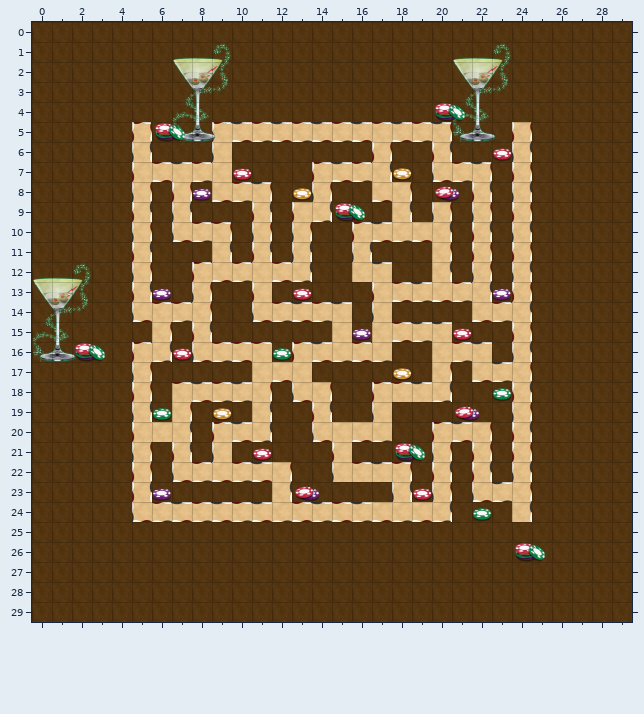
Tiled map -- ggj-cof/casino.tmx. The first picture shows the starting point.
Cells are 64x64 px. Shown: x 0..29, y 0..29.
The result:
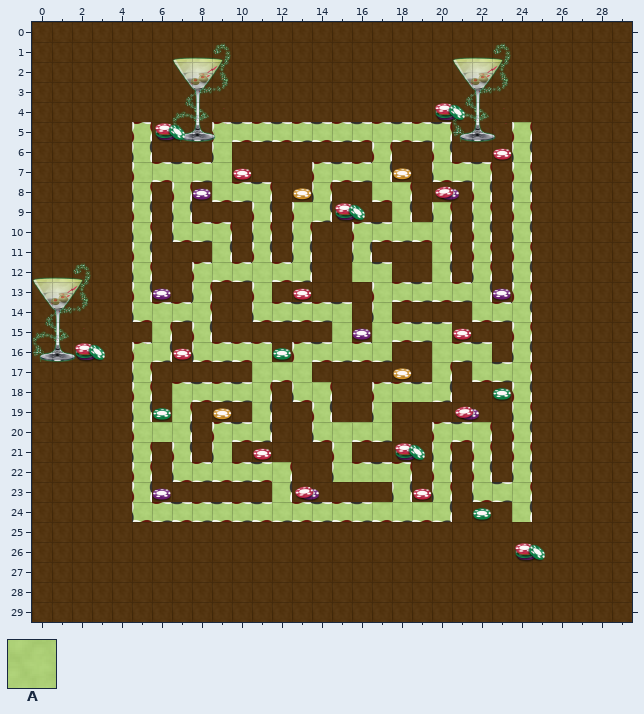
Key: from "meta-hd": A 1.
_ is an empty cell.
See-through tiles are keyed as they look on the map.
Edits made:
Layer "Meta":
y 5: x 5 _ -> A; x 9..20 ____________ -> AAAAAAAAAAAA; x 24 _ -> A
y 6: x 5 _ -> A; x 9 _ -> A; x 17 _ -> A; x 20 _ -> A; x 24 _ -> A
y 7: x 5..9 _____ -> AAAAA; x 14..17 ____ -> AAAA; x 20..22 ___ -> AAA; x 24 _ -> A
y 8: x 5 _ -> A; x 7 _ -> A; x 9..11 ___ -> AAA; x 14 _ -> A; x 17..18 __ -> AA; x 22 _ -> A; x 24 _ -> A
y 9: x 5 _ -> A; x 7 _ -> A; x 11 _ -> A; x 13..14 __ -> AA; x 18 _ -> A; x 20 _ -> A; x 22 _ -> A; x 24 _ -> A
y 10: x 5 _ -> A; x 7..9 ___ -> AAA; x 11 _ -> A; x 13 _ -> A; x 16..20 _____ -> AAAAA; x 22 _ -> A; x 24 _ -> A
y 11: x 5 _ -> A; x 9 _ -> A; x 11 _ -> A; x 13 _ -> A; x 16 _ -> A; x 20 _ -> A; x 22 _ -> A; x 24 _ -> A
y 12: x 5 _ -> A; x 8..13 ______ -> AAAAAA; x 16..17 __ -> AA; x 20 _ -> A; x 22 _ -> A; x 24 _ -> A
y 13: x 5 _ -> A; x 8 _ -> A; x 11 _ -> A; x 17..22 ______ -> AAAAAA; x 24 _ -> A
y 14: x 5..8 ____ -> AAAA; x 11..15 _____ -> AAAAA; x 17 _ -> A; x 22..24 ___ -> AAA
y 15: x 6 _ -> A; x 8 _ -> A; x 15 _ -> A; x 17..20 ____ -> AAAA; x 24 _ -> A
y 16: x 5..6 __ -> AA; x 8..11 ____ -> AAAA; x 13..17 _____ -> AAAAA; x 20..22 ___ -> AAA; x 24 _ -> A
y 17: x 5 _ -> A; x 11..13 ___ -> AAA; x 20 _ -> A; x 22..24 ___ -> AAA
y 18: x 5 _ -> A; x 7..11 _____ -> AAAAA; x 13..14 __ -> AA; x 17..20 ____ -> AAAA; x 24 _ -> A
y 19: x 5 _ -> A; x 7 _ -> A; x 11 _ -> A; x 14 _ -> A; x 17 _ -> A; x 24 _ -> A
y 20: x 5..7 ___ -> AAA; x 9..11 ___ -> AAA; x 14..17 ____ -> AAAA; x 20..22 ___ -> AAA; x 24 _ -> A
y 21: x 5 _ -> A; x 7 _ -> A; x 9 _ -> A; x 15 _ -> A; x 20 _ -> A; x 22 _ -> A; x 24 _ -> A
y 22: x 5 _ -> A; x 7..12 ______ -> AAAAAA; x 15..18 ____ -> AAAA; x 20 _ -> A; x 22 _ -> A; x 24 _ -> A
y 23: x 5 _ -> A; x 12 _ -> A; x 18 _ -> A; x 20 _ -> A; x 22..24 ___ -> AAA
y 24: x 5..20 ________________ -> AAAAAAAAAAAAAAAA; x 24 _ -> A
Changed places in both pictures, as pixel boxes (x1, y1, x2, y2):
added: (132, 122, 532, 522)
